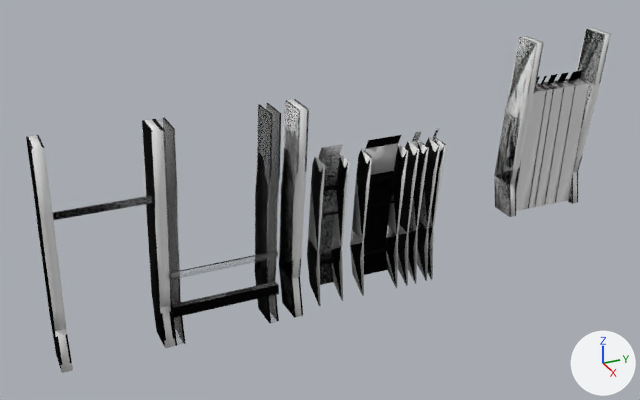
Two versions of the Blender file modelssrc/stpm64/military/barricade/combine_barricade.blend, one commit apart.
Rendered twice from a 50 mm camera at (979.0, -498.0, 577.0) aimed at (14.0, -63.0, 94.0). Arrows for +X, +Y and +Z are at lower right; the lights stay in place.

The first picture shows 'barricade_cmb01_composite3_anim', 'barricade_cmb01_composite3_anim_phy', 'barricade_cmb01_frame_d', 'barricade_cmb01_frame_d_phy', 'barricade_cmb01_frame_support', 'barricade_cmb01_frame_support._phy', 'barricade_cmb01_frame_u', 'barricade_cmb01_frame_u_phy', 'barricade_cmb01_section_33u', 'barricade_cmb01_section_33u_phy', 'barricade_cmb01_section_50u', 'barricade_cmb01_section_50u_phy'.
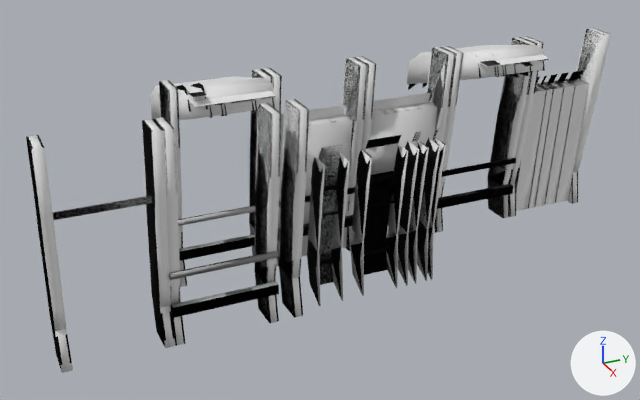
Diff of the bpy script that builds the scene:
```diff
--- a/modelssrc/stpm64/military/barricade/combine_barricade.blend.py
+++ b/modelssrc/stpm64/military/barricade/combine_barricade.blend.py
@@ me_combine_barricade004_reference_004 @@
 me_combine_barricade004_reference_004.from_pydata(...)  # 63 vertices, 45 faces; spans x -49.0..19.0, y -176.0..-48.0, z 0.0..270.0
-me_combine_barricade004_reference_004.materials.append(mat_phys_001)  # white #e7e7e7
+me_combine_barricade004_reference_004.materials.append(mat_phys)  # white #e7e7e7
@@ ob_barricade_cmb01_composite2_closed @@
 ob_barricade_cmb01_composite2_closed.location = (0.0, -64.0, 0.0)
-ob_barricade_cmb01_composite2_closed.hide_set(True)
@@ ob_barricade_cmb01_composite1_closed @@
 ob_barricade_cmb01_composite1_closed.location = (0.0, 64.0, 0.0)
-ob_barricade_cmb01_composite1_closed.hide_set(True)
@@ ob_barricade_cmb01_composite2_open @@
 ob_barricade_cmb01_composite2_open.location = (0.0, -192.0, 0.0)
-ob_barricade_cmb01_composite2_open.hide_set(True)
@@ ob_barricade_cmb01_composite1_open @@
 ob_barricade_cmb01_composite1_open.location = (0.0, 192.0, 0.0)
-ob_barricade_cmb01_composite1_open.hide_set(True)
@@ ob_barricade_cmb01_composite1_closed_phy @@
 ob_barricade_cmb01_composite1_closed_phy.location = (0.0, 64.0, 0.0)
-ob_barricade_cmb01_composite1_closed_phy.hide_set(True)
@@ ob_barricade_cmb01_composite2_closed_phy @@
 ob_barricade_cmb01_composite2_closed_phy.location = (0.0, -64.0, 0.0)
-ob_barricade_cmb01_composite2_closed_phy.hide_set(True)
@@ ob_barricade_cmb01_composite1_open_phy @@
 ob_barricade_cmb01_composite1_open_phy.location = (0.0, 192.0, 0.0)
-ob_barricade_cmb01_composite1_open_phy.hide_set(True)
@@ ob_barricade_cmb01_composite2_open_phy @@
 ob_barricade_cmb01_composite2_open_phy.location = (0.0, -192.0, 0.0)
-ob_barricade_cmb01_composite2_open_phy.hide_set(True)
@@ ob_barricade_cmb01_composite3_anim_phy @@
 ob_barricade_cmb01_composite3_anim_phy = bpy.data.objects.new('barricade_cmb01_composite3_anim_phy', me_barricade_reference_003)
+ob_barricade_cmb01_composite3_anim_phy.parent = ob_barricade_cmb01_composite3_anim
+ob_barricade_cmb01_composite3_anim_phy.matrix_parent_inverse = Matrix(((0.0, -1.0, 0.0, 320.8), (1.0, 0.0, 0.0, 19.2), (0.0, 0.0, 1.0, 0.0), (0.0, 0.0, 0.0, 1.0)))
 ob_barricade_cmb01_composite3_anim_phy.location = (-19.2, 320.8, 0.0)
```

Where the change shows, as pixel boxes [x1, y1, x2, y2] in the pictures (640 x 400 px):
'barricade_cmb01_composite3_anim_phy', moved: before [494, 28, 611, 217]; after [509, 28, 611, 217]
'barricade_cmb01_frame_d_phy', recoloured: [155, 103, 281, 345] in both
'barricade_cmb01_composite1_open_phy', shown: after [407, 37, 549, 232]
'barricade_cmb01_composite2_open_phy', shown: after [150, 69, 275, 287]
'barricade_cmb01_composite2_closed_phy', shown: after [262, 58, 368, 267]
'barricade_cmb01_composite1_closed_phy', shown: after [356, 47, 455, 233]
'barricade_cmb01_composite1_open', shown: after [408, 37, 549, 233]
'barricade_cmb01_composite2_open', shown: after [159, 69, 275, 286]
'barricade_cmb01_composite2_closed', shown: after [263, 57, 368, 266]
'barricade_cmb01_composite1_closed', shown: after [354, 48, 455, 233]
'barricade_cmb01_composite3_anim', unchanged, covered by the edit: before [494, 29, 610, 217]; after [509, 28, 609, 217]
